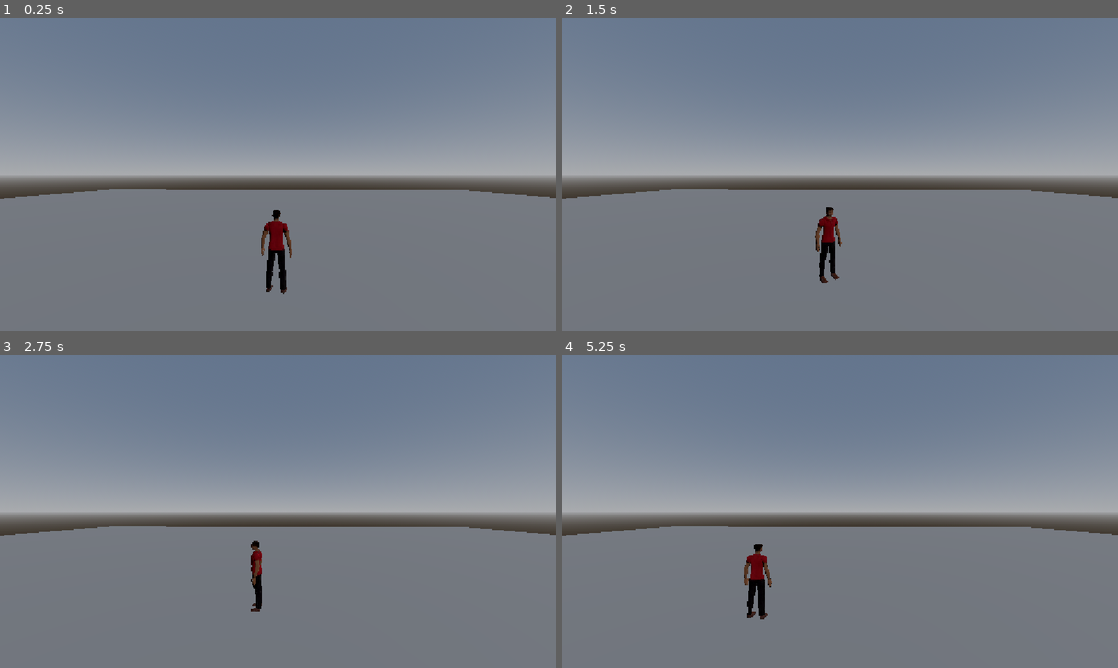
Above: before the commit, frames 1-4 (two rows, left to right).
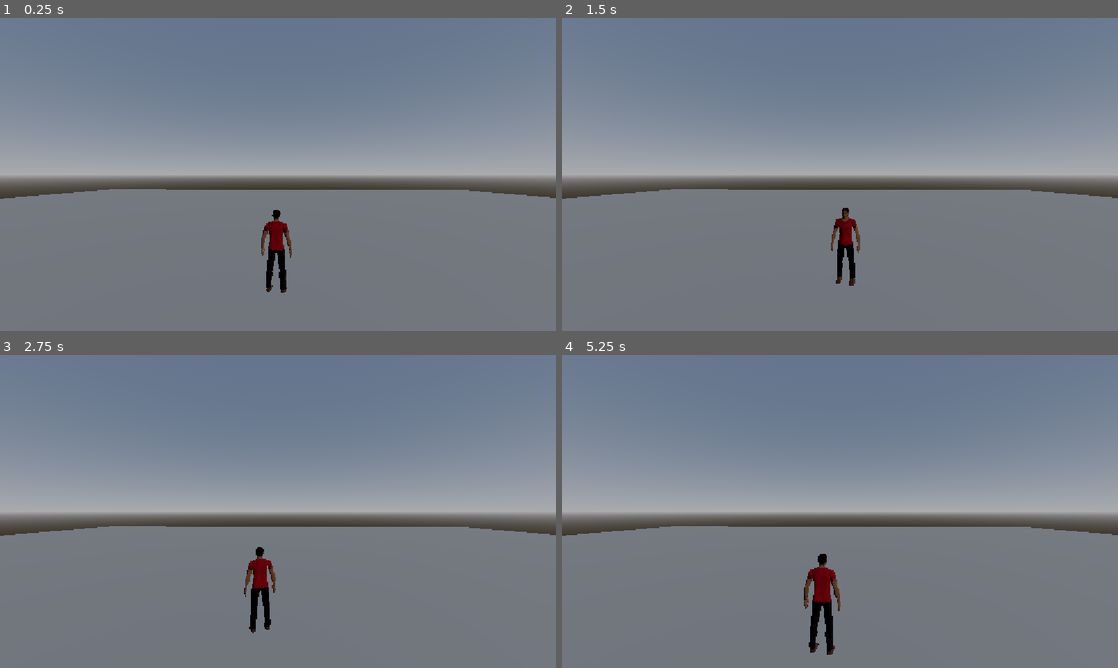
Above: after the commit, the same moments.

Repository: tommy-reid/resi_game
Game: Godot game, scene res://prototype_scene.tscn
Same seed, same stepped clock (60 frames per second), same inputs: the game is played once before the commit and once after it.
Inputs:
- Up to frame 1 (0.25 s): no input
- Up to frame 2 (1.5 s): tap Enter at 0.5 s; hold D (turn_right) 0.53-1.28 s; hold Shift (run) 0.53-1.28 s; tap Q (quick_turn, bound only after the commit) at 0.8, 1.35 s; hold S (move_backward) from 1.28 s (still down)
- Up to frame 3 (2.75 s): tap Shift (run) at 1.55 s; release S (move_backward) at 2.03 s; hold D (turn_right) from 2.03 s (still down); hold Shift (run) from 2.03 s (still down); tap Q (quick_turn, bound only after the commit) at 2.3 s
- Up to frame 4 (5.25 s): release D (turn_right) at 2.78 s; release Shift (run) at 2.78 s; hold W (move_forward) 2.78-3.53 s; tap Q (quick_turn, bound only after the commit) at 2.85, 3.8, 4.35 s; tap Shift (run) at 3.05, 4.55 s; hold Shift (run) 3.53-4.28 s; hold A (turn_left) 3.53-5.03 s; hold S (move_backward) from 5.03 s (still down); hold Shift (run) from 5.03 s (still down)

The runs differ from the first frame. In frame 1, less than 0.1% of the frame differs, in the area x 47-52%, y 64-89%; in frame 2, 1.2%; in frame 3, 0.8%; in frame 4, 1.7%, in the area x 32-51%, y 60-96%.

Commit message:
Added quick turn

Diff:
--- a/player.gd
+++ b/player.gd
@@ -2,8 +2,12 @@
 
 @export_group("Movement Settings")
 @export var turn_speed := 180.0
+@export var quick_turn_speed := 0.3
 @export var walk_speed := 80.0
 @export var run_speed := 280.0
+
+const GRAVITY = -9.81
+var is_quick_turning := false
 
 func handle_turn(delta):
 	var turn_dir = Input.get_axis("turn_left", "turn_right")
@@ -24,10 +28,34 @@
 	velocity.x = walk_velocity.x
 	velocity.z = walk_velocity.z
 
+func handle_gravity(delta):
+	if is_on_floor():
+		velocity.y = -2
+	else:
+		velocity.y += GRAVITY*delta
+
+func quick_turn():
+	is_quick_turning = true
+	var target_y_rotation = rotation_degrees.y+180
+	var tween := create_tween() as Tween
+	tween.tween_property(self, "rotation_degrees:y", target_y_rotation, quick_turn_speed)
+	tween.finished.connect(func(): is_quick_turning = false)
+
 func _physics_process(delta: float) -> void:
-	handle_turn(delta)
-	if Input.is_action_pressed("run"):
-		handle_run(delta)
+	if is_quick_turning:
+		velocity.x = 0
+		velocity.z = 0
 	else:
-		handle_walk(delta)
+		# Only handle normal movement and turning if NOT quick turning
+		handle_turn(delta)
+		if Input.is_action_pressed("run"):
+			handle_run(delta)
+		else:
+			handle_walk(delta)
+
+	handle_gravity(delta)
 	move_and_slide()
+
+func _unhandled_input(event: InputEvent) -> void:
+	if Input.is_action_just_pressed("quick_turn") and not is_quick_turning:
+		quick_turn()
--- a/project.godot
+++ b/project.godot
@@ -47,6 +47,11 @@
 "events": [Object(InputEventKey,"resource_local_to_scene":false,"resource_name":"","device":-1,"window_id":0,"alt_press …(195 unchanged characters)…
 ]
 }
+quick_turn={
+"deadzone": 0.2,
+"events": [Object(InputEventKey,"resource_local_to_scene":false,"resource_name":"","device":-1,"window_id":0,"alt_pressed":false,"shift_pressed":false,"ctrl_pressed":false,"meta_pressed":false,"pressed":false,"keycode":0,"physical_keycode":81,"key_label":0,"unicode":113,"location":0,"echo":false,"script":null)
+]
+}
 
 [physics]
 
